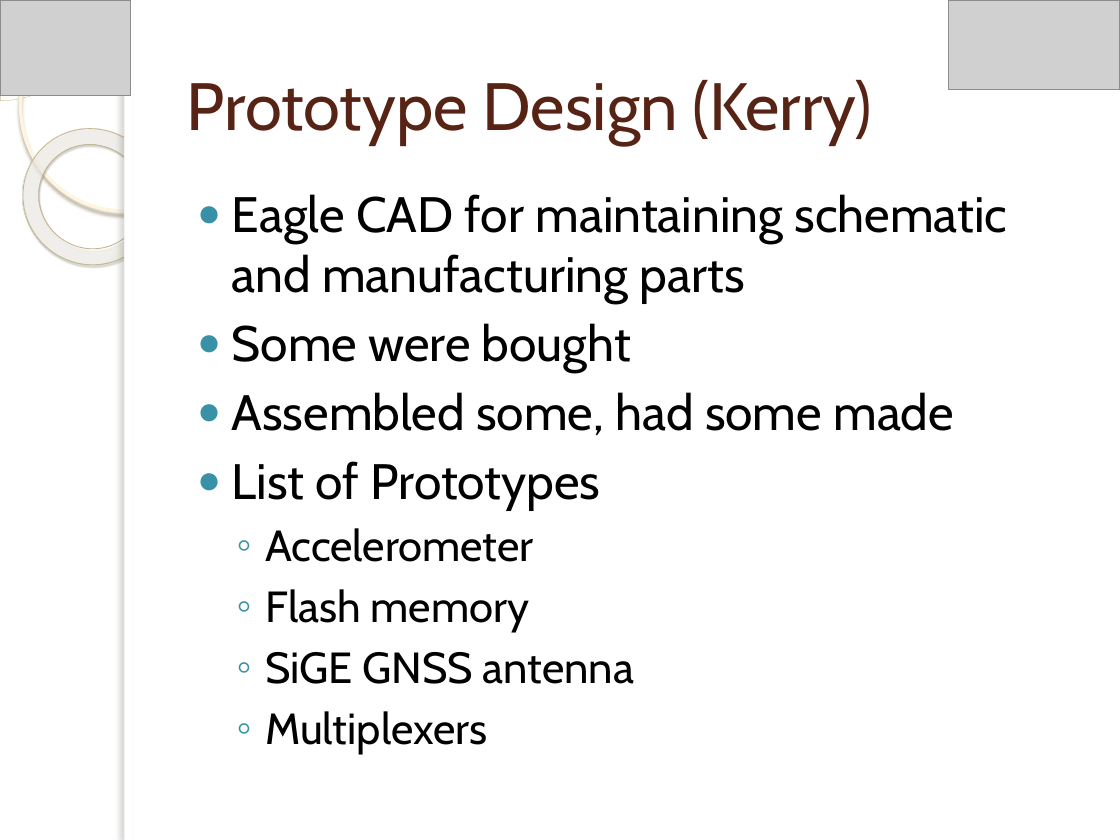
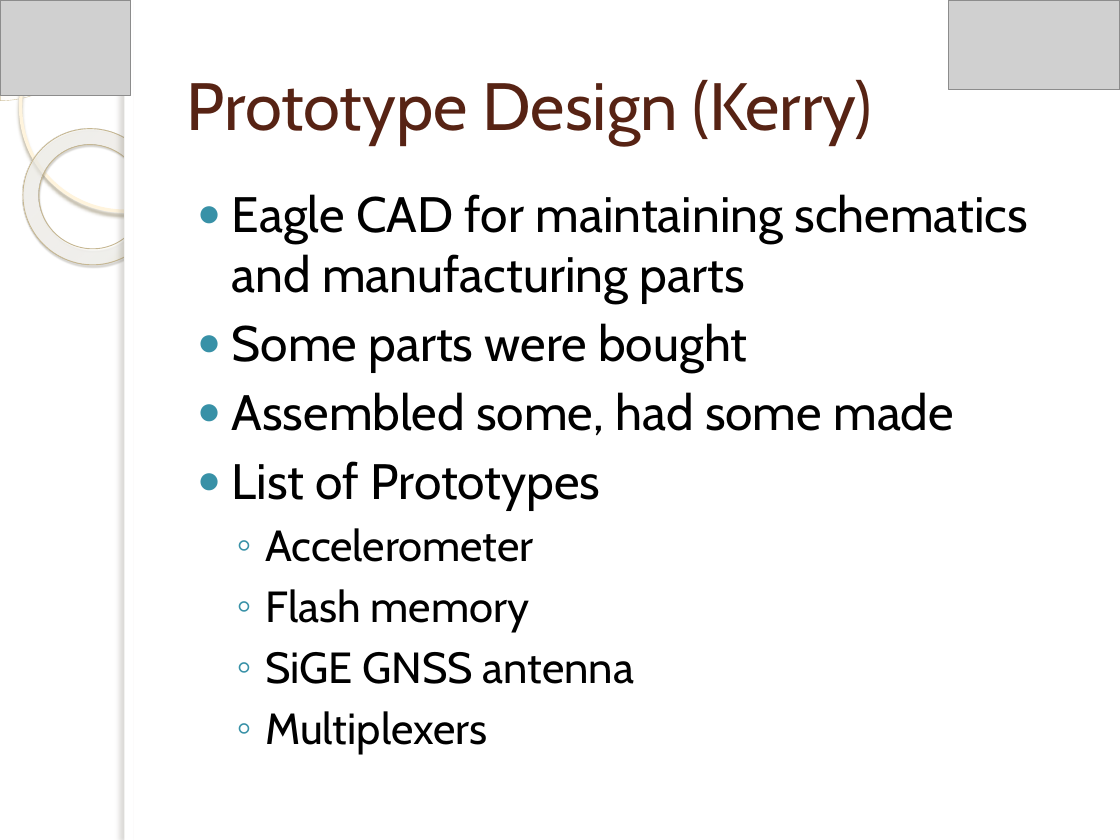
Before and after one commit to lyf8118/sandiaproject, a slide deck: slide 14 of Docs/Report/Final Report/Sandia Clinic Open House Presentation.pptx. Drawn at 1120x840 pixels with LibreOffice and Linux fonts; fonts in the diff are those of the drawing; grey boxes stand for pictures; background and template pictures are left out. Boxes give left, top, right and bottom in pixels: in the first picture for what was removed or moved away, otherwise in the second. Text is boxed around its words. In the diff, an @@ line names an element or a change of style, - is before the commit and + after.

```diff
--- a/Docs/Report/Final Report/Sandia Clinic Open House Presentation.pptx
+++ b/Docs/Report/Final Report/Sandia Clinic Open House Presentation.pptx
@@ text at (x1=232, y1=194, x2=1028, y2=372): text changed @@
-● Eagle CAD for maintaining schematic and manufacturing parts
-● Some were bought
+● Eagle CAD for maintaining schematics and manufacturing parts
+● Some parts were bought
```
Also in this commit, not shown: 2 other slides changed, 5 slides added.
